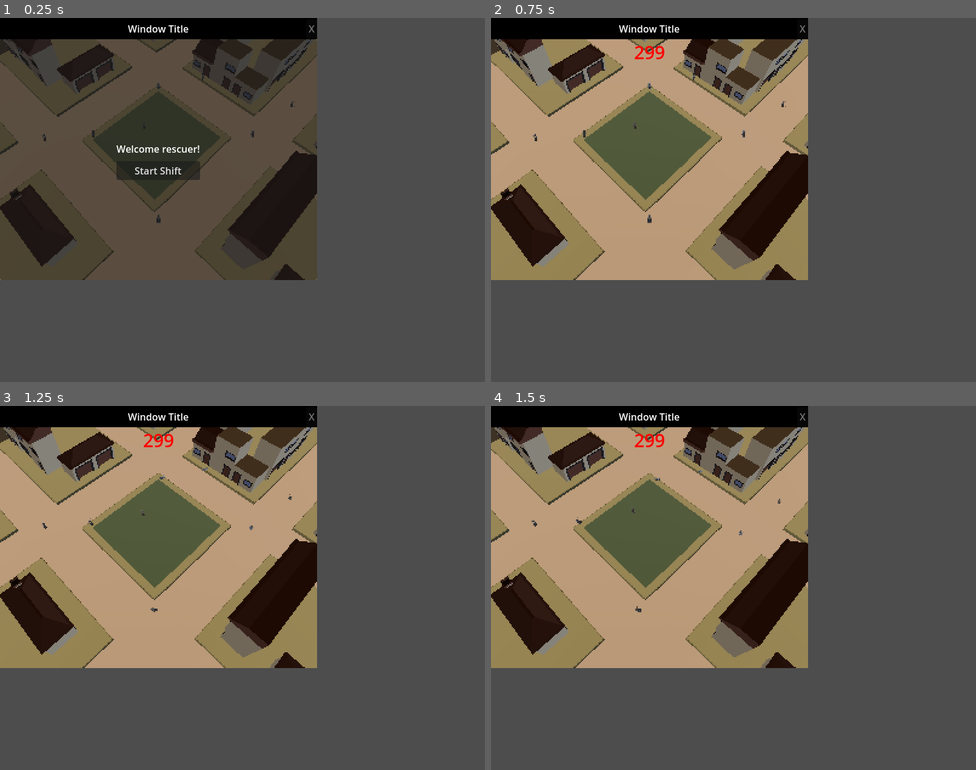
Above: before the commit, frames 1-4 (two rows, left to right).
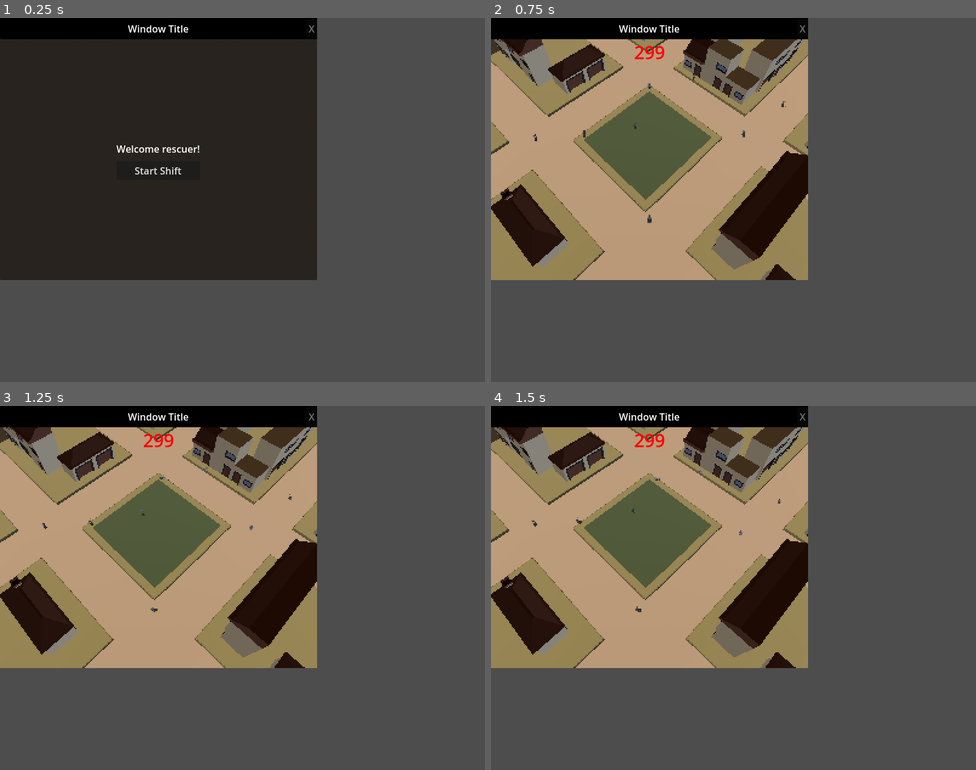
Above: after the commit, the same moments.

Repository: cc-dan/prs
Game: Godot game, scene res://scenes/window/window_world_view.tscn
The game is run twice, just before and just after one commit, with the same random seed, the same clock (stepped at 60 frames per second) and the same inputs. This scene is started directly instead of the project's main scene.
Inputs (mouse positions are in pixels of both pictures, inside the frame that each line leads up to):
- Up to frame 1 (0.25 s): no input
- Up to frame 2 (0.75 s): click "Start Shift" at 0.5 s
- Up to frame 3 (1.25 s): no input
- Up to frame 4 (1.5 s): tap Enter at 1.25 s; move the mouse to (840, 569) at 1.27 s; click (840, 569) at 1.35 s

The runs differ from the first frame. In frame 1, 30% of the frame differs, in the area x 0-66%, y 5-72%; in frame 2, nothing differs; in frame 3, nothing differs; in frame 4, nothing differs.
Error in both runs: Cannot call method 'get_node' on a null value. (res://scripts/window_world_view.gd:13)

Commit message:
Que el world no sea visible en la interfaz de startgame Que no sea posible clickear otro perro mientras hay una ventanita abierta, causaba que el primer perro nunca recupere el movimiento

Diff:
--- a/scenes/window/window_world_view.tscn
+++ b/scenes/window/window_world_view.tscn
@@ -26,6 +26,7 @@
 render_target_update_mode = 4
 
 [node name="world" parent="HBoxContainer/Body/SubViewportContainer/SubViewport" index="0" instance=ExtResource("2_ht4pq")]
+unique_name_in_owner = true
 
 [node name="RecoveryWindow" parent="HBoxContainer/Body/SubViewportContainer" index="1" instance=ExtResource("4_so2iy")]
 visible = false
--- a/scenes/world.tscn
+++ b/scenes/world.tscn
@@ -46,6 +46,7 @@
 polygons = [PackedInt32Array(2, 1, 0), PackedInt32Array(2, 0, 3), PackedInt32Array(3, 0, 4), PackedInt32Array(3, 4, 5), …(11519 unchanged characters)…
 
 [node name="World" type="Node3D"]
+visible = false
 script = ExtResource("1_k0juu")
 
 [node name="DirectionalLight3D" type="DirectionalLight3D" parent="."]
--- a/scripts/window_world_view.gd
+++ b/scripts/window_world_view.gd
@@ -24,8 +24,11 @@
 	%TimerLabel.visible = true
 	%Timer.start()
 	game_started.emit()
+	%world.visible = true
 
 func _on_world_dog_clicked(dog_name: StaticBody3D) -> void:
+	if recovery_window.visible:
+		return
 	recovery_window.appear(dog_name)
 	print("Dog clicked: ", dog_name.id)
 	recovery_window.set_global_position(Vector2(
Not shown: 1 places in scenes/window/window_world_view.tscn that only renumber resources
Not shown: 1 places in scenes/world.tscn that only renumber resources
